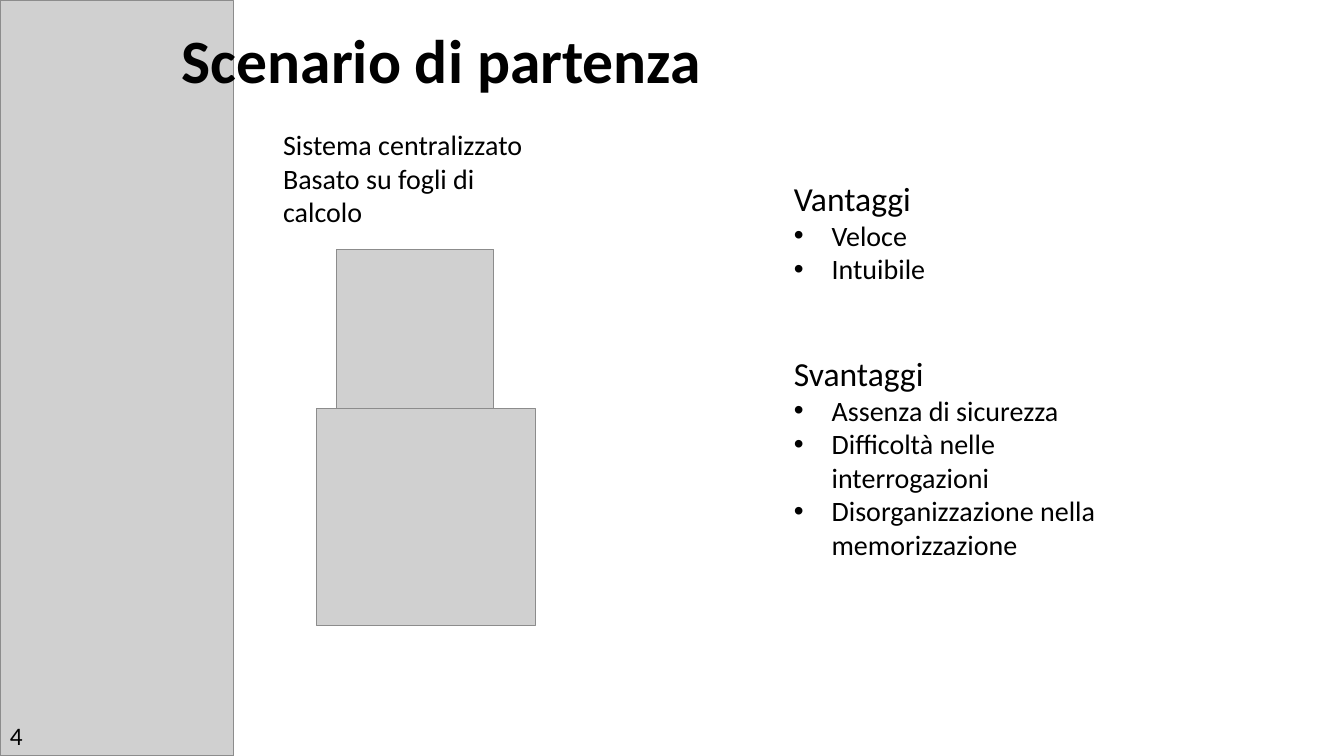
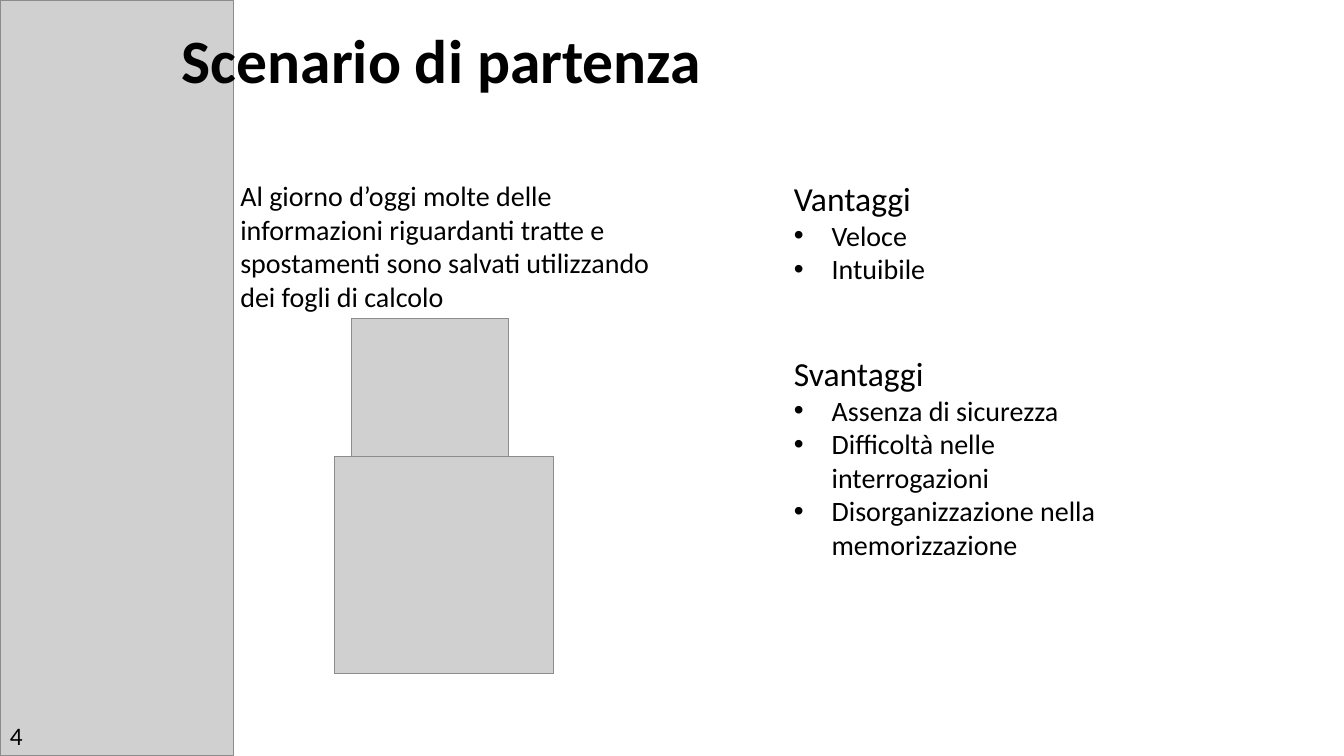
Before and after one commit to MrSecret35/Tesi_Triennale_Blockchain, a slide deck: slide 4 of presentazione_laurea/Presentazione_Laurea.pptx. Drawn at 1344x756 pixels with LibreOffice and Linux fonts; fonts in the diff are those of the drawing; grey boxes stand for pictures. Boxes give left, top, right and bottom in pixels: in the first picture for what was removed or moved away, otherwise in the second. Text is boxed around its words. In the diff, an @@ line names an element or a change of style, - is before the commit and + after.

```diff
--- a/presentazione_laurea/Presentazione_Laurea.pptx
+++ b/presentazione_laurea/Presentazione_Laurea.pptx
@@ text at (240,186,649,312): text changed @@
-Sistema centralizzato
-Basato su fogli di calcolo
+Al giorno d’oggi molte delle informazioni riguardanti tratte e spostamenti sono salvati utilizzando dei fogli di calcolo
@@ picture: place and size @@
-picture at (337,249,494,408)
+picture at (351,319,508,478)
@@ picture: place and size @@
-picture at (317,408,536,626)
+picture at (335,457,555,675)
```
Also in this commit, not shown: 15 other slides changed, 4 slides added, 2 slides removed, 8 other files.
